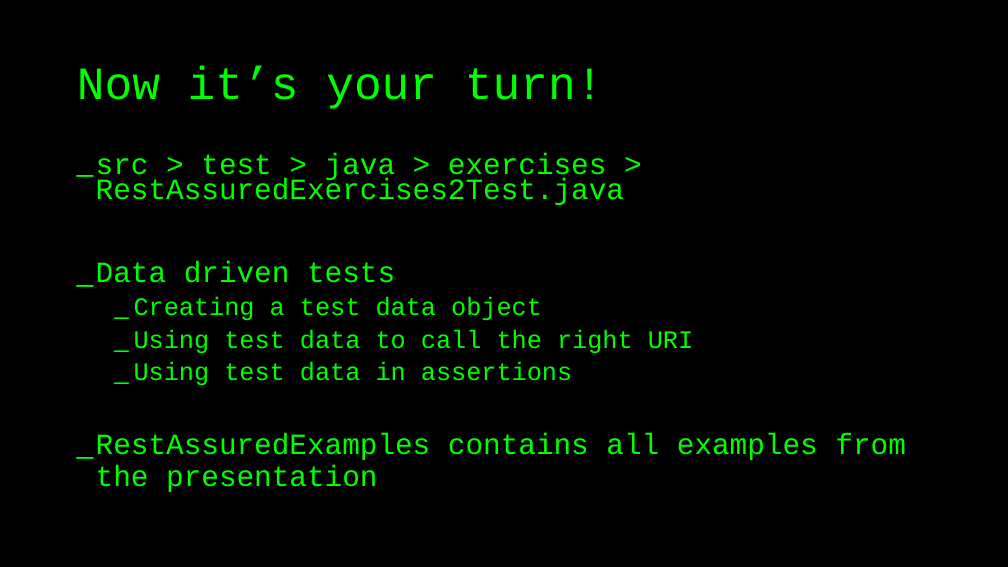
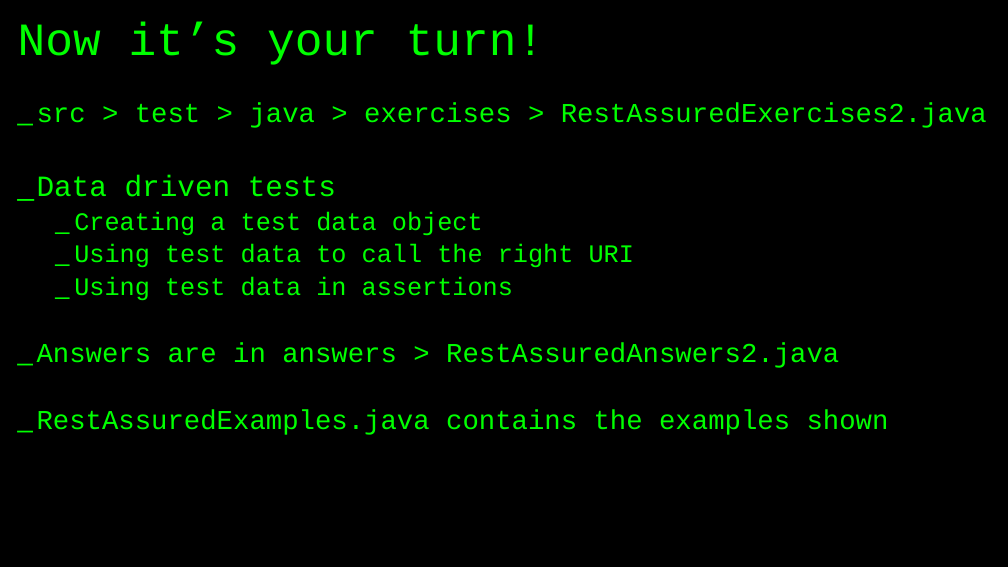
Before and after one commit to basdijkstra/rest-assured-workshop, a slide deck: slide 48 of RestAssuredWorkshop.pptx (slide 26 before the commit). Drawn at 1008x567 pixels with LibreOffice and Linux fonts; fonts in the diff are those of the drawing. Boxes give left, top, right and bottom in pixels: in the first picture for what was removed or moved away, otherwise in the second. Text is boxed around its words. In the diff, an @@ line names an element or a change of style, - is before the commit and + after.

```diff
--- a/RestAssuredWorkshop.pptx
+++ b/RestAssuredWorkshop.pptx
@@ title "Now it’s your turn!": place and size @@
-title "Now it’s your turn!" at (77,67,604,109)
+title "Now it’s your turn!" at (18,22,545,65)
@@ text "src > test > java ...": place and size @@
-text "src > test > java ..." at (96,153,905,492)
+text "src > test > java ..." at (37,103,987,435)
@@ text at (37,103,987,128): text changed; size 28 to 26 pt @@
-_ src > test > java > exercises > RestAssuredExercises2Test.java
+_ src > test > java > exercises > RestAssuredExercises2.java
@@ text at (37,343,889,435): text changed; size 28 to 26 pt @@
-_ RestAssuredExamples contains all examples from the presentation
+_ Answers are in answers > RestAssuredAnswers2.java
+_ RestAssuredExamples.java contains the examples shown
```
Also in this commit, not shown: 25 other slides changed, 37 slides added, 13 slides removed, 20 other files.
